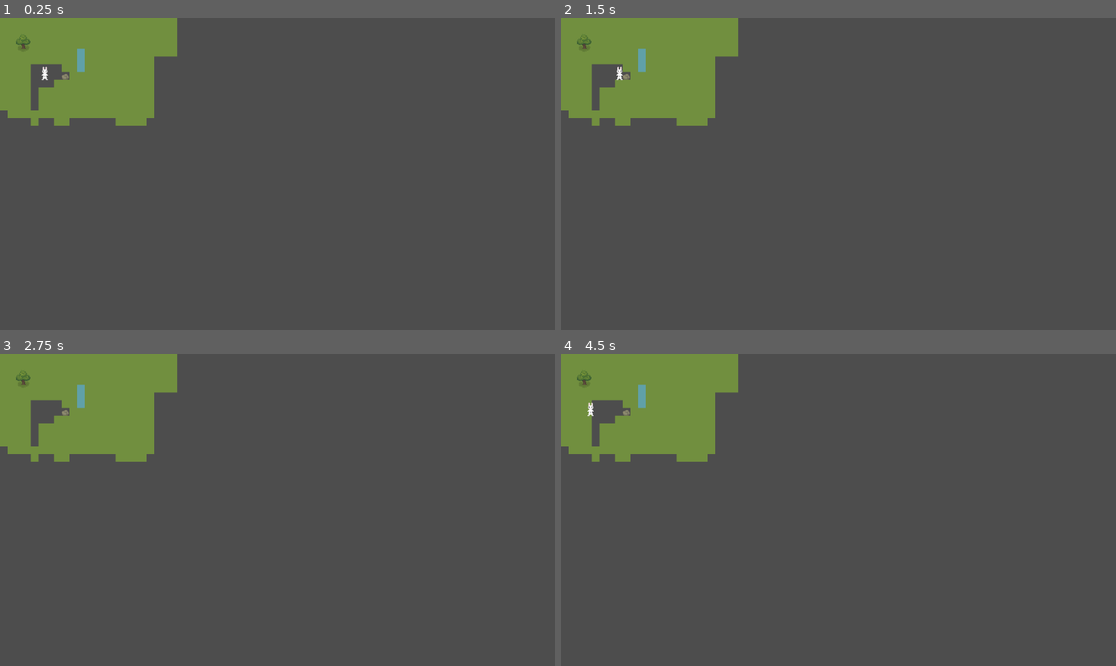
Above: before the commit, frames 1-4 (two rows, left to right).
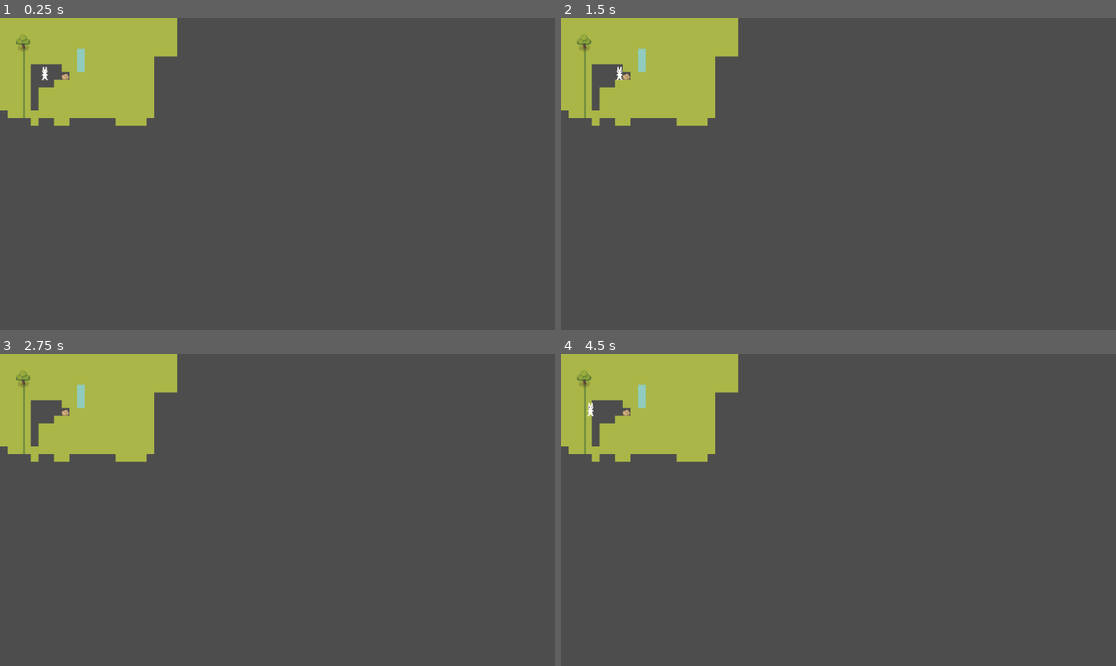
Above: after the commit, the same moments.

Repository: Brocktho/Godot-FPFG
Game: Godot game, scene res://node_2d.tscn
Two runs of this game, one before a commit and one after it. Both use one fixed random seed, a clock stepped at 60 frames per second and the inputs below.
Inputs:
- Up to frame 1 (0.25 s): no input
- Up to frame 2 (1.5 s): tap Enter (ui_accept) at 0.5, 0.77, 1.25 s; hold Right (ui_right) from 0.53 s (still down)
- Up to frame 3 (2.75 s): tap Enter (ui_accept) at 1.52, 2 s; release Right (ui_right) at 2.03 s; hold Left (ui_left) from 2.03 s (still down)
- Up to frame 4 (4.5 s): tap Enter (ui_accept) at 2.75, 3.02, 3.77, 4.25 s; release Left (ui_left) at 2.78 s; hold Right (ui_right) 2.78-4.28 s; hold Left (ui_left) from 4.28 s (still down)

The runs differ from the first frame. In frame 1, 9.0% of the frame differs, in the area x 0-32%, y 0-35%; in frame 2, 9.0%; in frame 3, 9.0%; in frame 4, 9.0%.

Commit message:
light stuff

Diff:
--- a/Day&Night.gd
+++ b/Day&Night.gd
@@ -1,5 +1,5 @@
 extends DirectionalLight2D
-
+import Time
 
 # Called when the node enters the scene tree for the first time.
 func _ready():
--- a/node_2d.tscn
+++ b/node_2d.tscn
@@ -5097,6 +5097,9 @@
 physics_layer_0/physics_material = SubResource("PhysicsMaterial_72ctm")
 sources/0 = SubResource("TileSetAtlasSource_lpgiy")
 
+[sub_resource type="OccluderPolygon2D" id="OccluderPolygon2D_fcb78"]
+polygon = PackedVector2Array(-8, -2, -5.5, -1.5, -4, 5.5, -8, 5.5)
+
 [sub_resource type="TileSetAtlasSource" id="TileSetAtlasSource_e2k7p"]
 texture = ExtResource("4_76yhp")
 0:0/0 = 0
@@ -5134,6 +5137,7 @@
 0:1/0/physics_layer_0/angular_velocity = 0.0
 0:1/0/physics_layer_0/polygon_0/points = PackedVector2Array(6, 1, 8, 1, 8, 6, 6, 6)
 1:1/0 = 0
+1:1/0/occlusion_layer_0/polygon = SubResource("OccluderPolygon2D_fcb78")
 1:1/0/physics_layer_0/linear_velocity = Vector2(0, 0)
 1:1/0/physics_layer_0/angular_velocity = 0.0
 1:1/0/physics_layer_0/polygon_0/points = PackedVector2Array(-8, 1, -5, 1.5, -4, 5.5, -8, 5.5)
@@ -5571,6 +5575,7 @@
 9:14/0/physics_layer_0/angular_velocity = 0.0
 
 [sub_resource type="TileSet" id="TileSet_fsrea"]
+occlusion_layer_0/light_mask = 1
 physics_layer_0/collision_layer = 1
 physics_layer_0/collision_mask = 2
 sources/0 = SubResource("TileSetAtlasSource_e2k7p")
@@ -5778,8 +5783,14 @@
 position = Vector2(93.5, 115)
 scale = Vector2(0.964286, 1)
 sprite_frames = SubResource("SpriteFrames_y18n4")
-frame_progress = 0.137977
+frame_progress = 0.768833
 
 [node name="CollisionShape2D" type="CollisionShape2D" parent="CharacterBody2D"]
 position = Vector2(93, 122)
 shape = SubResource("RectangleShape2D_m6pjr")
+
+[node name="DirectionalLight2D" type="DirectionalLight2D" parent="."]
+color = Color(1, 0.541176, 0.247059, 1)
+energy = 0.5
+shadow_enabled = true
+max_distance = 999.0
Not shown, changed: assets/Farming Sprites (PRO... lol)/item list.txt
Not shown: 1 places in node_2d.tscn that only renumber resources
